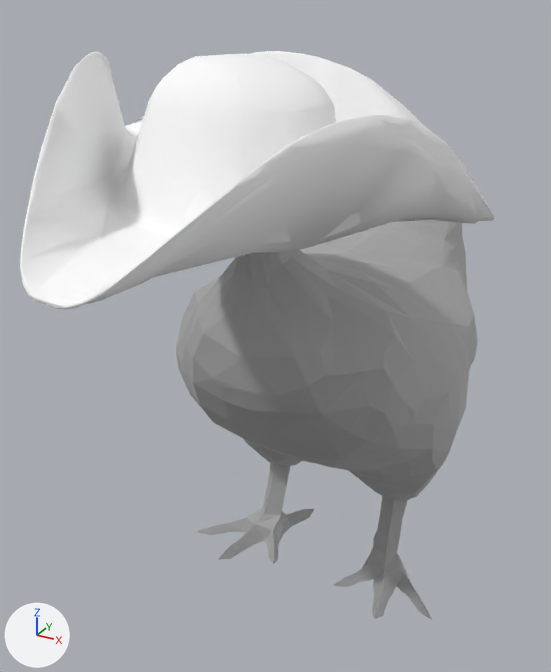
One commit to the FBX model m-a/Chicken/Chicken.fbx: the scene before it, then after it.
One viewpoint serves both versions: a 50 mm camera at (1.45, -3.22, 3.0) aimed at (-0.1, -0.4, 1.59). The axes (+X, +Y, +Z) are drawn at lower left. The lights are the same throughout. Where no turn or scale is listed for an object, it has been applied to the vertices.

Names of what the first picture shows: '13543_Tricorn_Hat_v1_l2.001', 'chicken_lp', 'chicken_lp.001'.
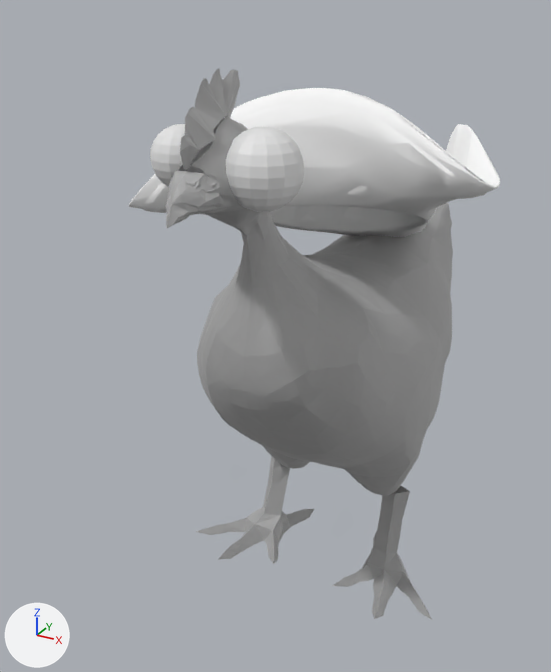
Pixel boxes [x1, y1, x2, y2] of what changed, in the pictures (551 x 672 px):
```json
{"object": "13543_Tricorn_Hat_v1_l2.001", "change": "moved, turned", "before": [20, 51, 495, 310], "after": [129, 88, 500, 237]}
{"object": "chicken_lp", "change": "rescaled", "before": [176, 220, 478, 501], "after": [179, 117, 453, 495]}
{"object": "Sphere", "change": "unchanged, uncovered by the edit", "after": [226, 127, 304, 212]}
{"object": "chicken_lp.002", "change": "unchanged, uncovered by the edit", "after": [180, 68, 240, 171]}
{"object": "chicken_lp.003", "change": "unchanged, uncovered by the edit", "after": [166, 171, 224, 229]}
{"object": "Sphere.001", "change": "unchanged, uncovered by the edit", "after": [150, 124, 211, 187]}
```

Edits to the scene script, one JSON object a line:
```json
{"op": "set", "path": "ob_13543_tricorn_hat_v1_l2_001.location", "old": "(-0.069, -1.272, 1.979)", "new": "(0.17, 0.129, 1.613)"}
{"op": "set", "path": "ob_13543_tricorn_hat_v1_l2_001.rotation_euler", "old": "(0.0142, 0.146, 0.0922)", "new": "(0.376, 0.148, -3.085)", "note": "degrees (0.8, 8.4, 5.3) -> degrees (22, 8.5, -177)"}
{"op": "set", "path": "ob_chicken_lp.scale", "old": "(0.0528, 0.0383, 0.0383)", "new": "(0.0413, 0.0383, 0.0383)"}
```
